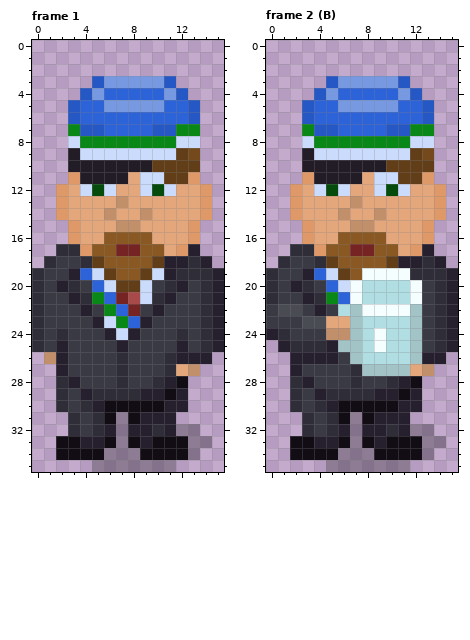
File history of a pixel-art file, art/cfe-ksv-otto.aseprite. The first picture shows the starting point.
16x36 pixels, 4 frames. Shown: frame 1, frame 2 (B). The commit also changed other frames, which this record leaves out.
Now the later version:
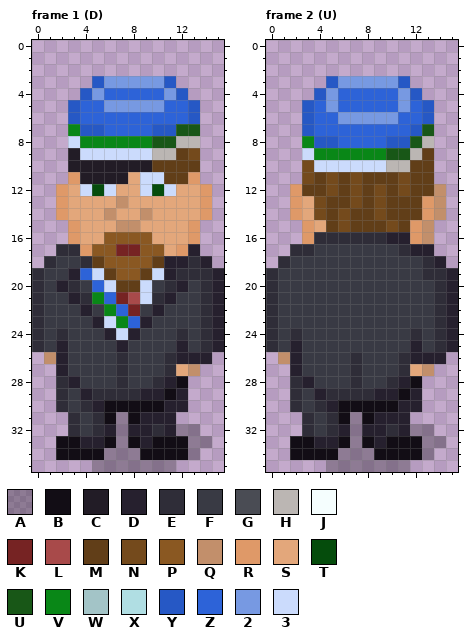
Palette (. is transparent): A #00000046  B #120d15  C #221c26  D #26202e  E #2f2d38  F #393a44  G #4a4c54  H #bbb6b3  J #f5fefe  K #762323  L #a84a4a  M #613e18  N #744a1c  P #8a5822  Q #c28f6b  R #df9968  S #e3a77b  T #054c0c  U #185717  V #098717  W #a3c4c7  X #b0dee3  Y #2658c5  Z #2d63d8  2 #7799e2  3 #cbdbfc
Difference:
layer "head" added
--- frame 1 (D), layer "head"
@@ x 8..15 @@
  6 ZZZZZY..
- 7 ZZYYVV..
- 8 VVVV33..
- 9 3333MN..
+ 7 ZZYYUU..
+ 8 VVUUHH..
+ 9 33HHMN..
 10 CCMMMM..
--- frame 2 (U)
@@ x 0..15 @@
  4 ....Y2ZZZZZ2Y...
- 5 ...YZZ22222ZZY..
- 6 ...YZZZZZZZZZY..
- 7 ...VYYZZZZYYVV..
- 8 ...3VVVVVVVV33..
- 9 ...C33333333MN..
-10 ...CCCCCCCMMMM..
-11 ...RCCCCS33MMR..
-12 ..RS3T3SS3T3SSR.
-13 ..RSSSSQSSSSSSR.
-14 ..RSSSQSSQSSSSR.
-15 ...RSSSQQSSSSR..
-16 ...RSSPPPPSSSR..
-17 ..EERPPKKPPSRD..
-18 .EFFEMPPPPMDDED.
-19 EFFDZ3MPJJJJEEED
-20 EFDEFZ3JXXXXJFED
-21 EFFDEVZJXXXXJFED
-22 FGGFDFXWJJJJWFED
-23 FFFGGSSWXXXXWFED
-24 DEFFFQQWXJXXWFED
-25 .DEEEDWWXJXXWFED
-26 ..DDDDFWXXXXWDD.
-27 ..DFFFFEWWWWSQ..
+ 5 ...YZ2ZZZZZ2ZY..
+ 6 ...YZZ22222ZZY..
+ 7 ...YZZZZZZZZYU..
+ 8 ...VYYZZZZYYUH..
+ 9 ...3VVVVVVUUHM..
+10 ...N333333HHMM..
+11 ...NMNMNMMMNMM..
+12 ..RMMNMNMNMNMMQ.
+13 ..RSNMMNMNMMMRQ.
+14 ..RSNMNMMNMMMRQ.
+15 ...RSMNMMMNMRQ..
+16 ...REEEEEEDDRQ..
+17 ..EEFFFFFFFEDD..
+18 .EFFFFFFFFFFFED.
+19 EFFFFFFFFFFFFEED
+20 EFFFFFFFFFFFFFED
+21 EFFFFFFFFFFFFFED
+22 EFFFFFFFFFFFFFED
+23 EFFFFFFFFFFFFFED
+24 EFEFFFFFFFFFEFED
+25 EFDFFFFFFFFFDFED
+26 .QDFFFFEFFFEDDD.
+27 ..DFFFFEFFFESQ..
 28 ..EDFFFEFFEDB...
Pixel boxes of the changes (left, top, right, bottom) in both pictures:
changed: (152, 124, 200, 160)
changed: (266, 100, 446, 376)
